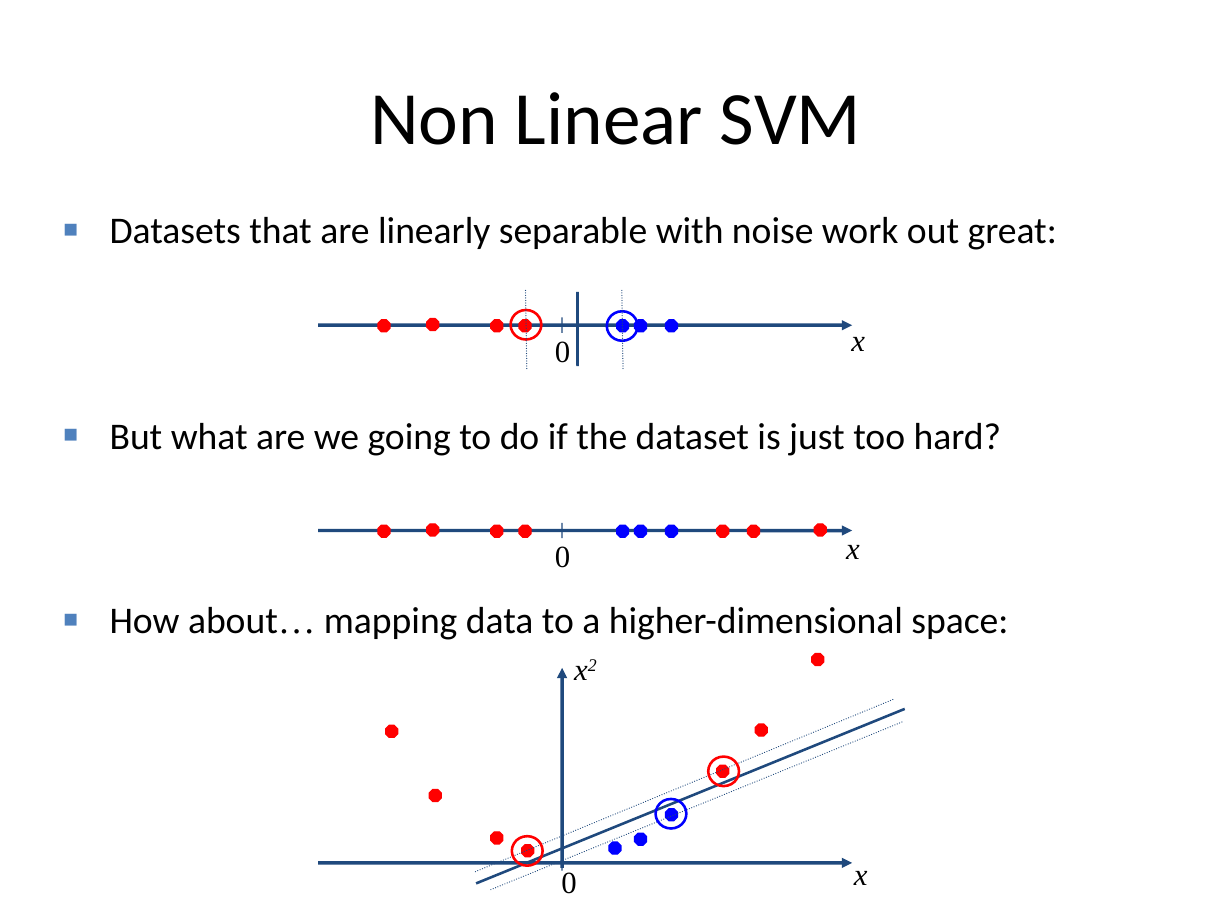
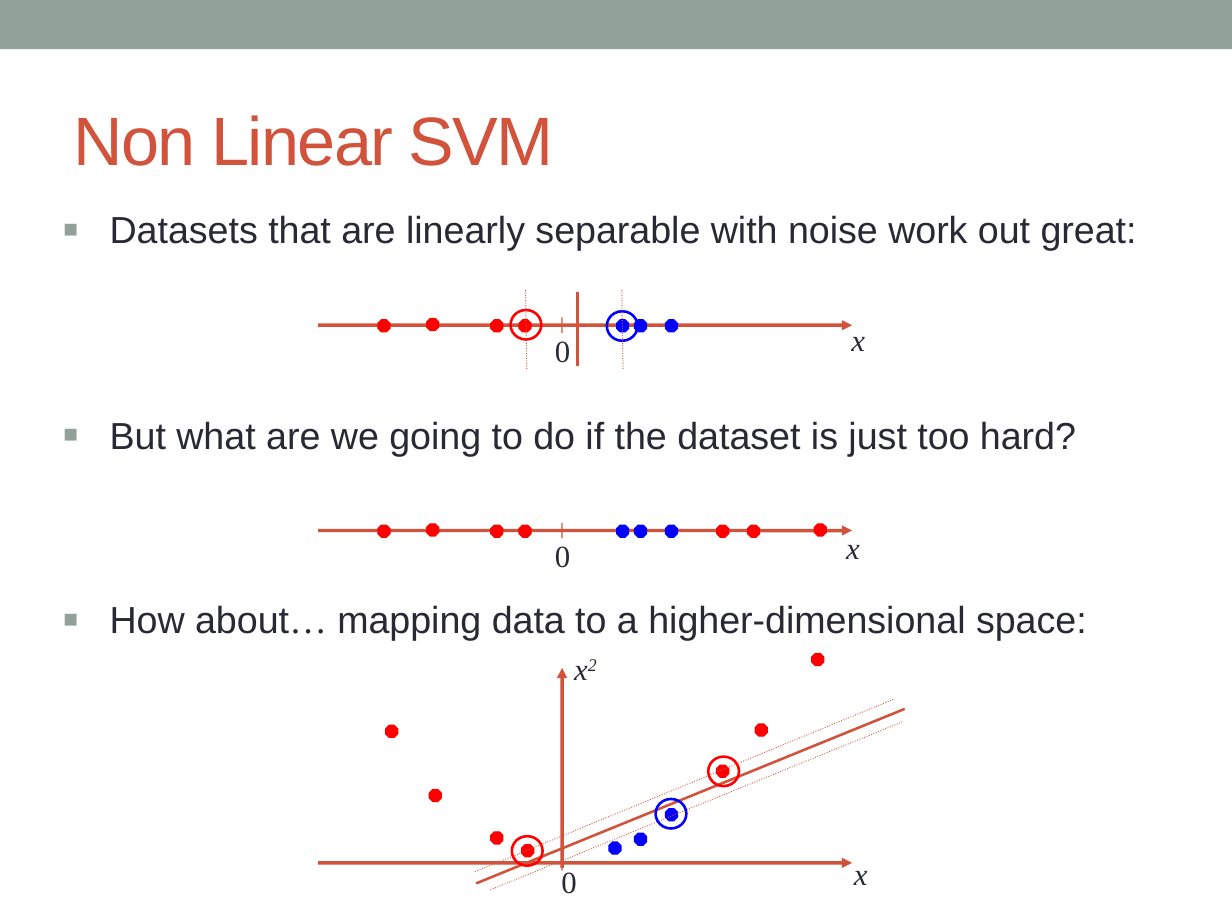
Before and after one commit to kourgeorge/arabic-icr, a slide deck: slide 8 of Thesis/Just In Time Arabic Handwriting Recognition.pptx (slide 7 before the commit). Drawn at 1232x924 pixels with LibreOffice and Linux fonts; fonts in the diff are those of the drawing. Boxes give left, top, right and bottom in pixels: in the first picture for what was removed or moved away, otherwise in the second. Text is boxed around its words. In the diff, an @@ line names an element or a change of style, - is before the commit and + after.

```diff
--- a/Thesis/Just In Time Arabic Handwriting Recognition.pptx
+++ b/Thesis/Just In Time Arabic Handwriting Recognition.pptx
@@ rectangle added at (0,0,1232,49), fill #93A299 @@
@@ title "Non Linear SVM": place and size @@
-title "Non Linear SVM" at (370,92,861,145)
+title "Non Linear SVM" at (74,115,554,166)
@@ title "Non Linear SVM" at (74,115,554,166): size 44 to 40 pt, font Calibri to Arial, text colour #000000 to #D2533C, letter spacing 0 to -1 pt; alignment centre to left @@
@@ line (527, 368) - (526, 288): stroke #1F497D 0.75 pt dashed to #D2533C 0.75 pt dashed @@
@@ line (578, 292) - (578, 366): stroke #1F497D 1.5 pt to #D2533C 1.5 pt @@
@@ line (623, 368) - (622, 288): stroke #1F497D 0.75 pt dashed to #D2533C 0.75 pt dashed @@
@@ arrow (318, 325) - (853, 325): stroke #1F497D 2 pt to #D2533C 2 pt @@
@@ line (562, 318) - (562, 333): stroke #1F497D 0.75 pt to #D2533C 0.75 pt @@
@@ arrow (318, 531) - (853, 531): stroke #1F497D 2 pt to #D2533C 2 pt @@
@@ line (562, 522) - (562, 538): stroke #1F497D 0.75 pt to #D2533C 0.75 pt @@
@@ text colour #000000 to #292934 in 7 elements at (555,341,570,363), (851,337,865,351), (561,870,576,894), (854,871,868,885), (562,643,623,692), (555,546,570,568), (846,545,860,559) @@
@@ font Calibri to Arial, text colour #000000 to #292934; bullet colour #4F81BD to #93A299 in 3 elements at (110,215,1137,251), (110,421,1076,456), (110,605,1087,641) @@
@@ arrow (562, 869) - (562, 668): stroke #1F497D 2 pt to #D2533C 2 pt @@
@@ line (476, 883) - (904, 708): stroke #1F497D 1.5 pt to #D2533C 1.5 pt @@
@@ line (476, 872) - (896, 699): stroke #1F497D 0.75 pt dashed to #D2533C 0.75 pt dashed @@
@@ line (490, 890) - (903, 722): stroke #1F497D 0.75 pt dashed to #D2533C 0.75 pt dashed @@
@@ arrow (318, 862) - (853, 862): stroke #1F497D 2 pt to #D2533C 2 pt @@
@@ line (562, 855) - (562, 871): stroke #1F497D 0.75 pt to #D2533C 0.75 pt @@
```
Also in this commit, not shown: 17 other slides changed, 7 slides added, 2 slides removed, 4 other files.
